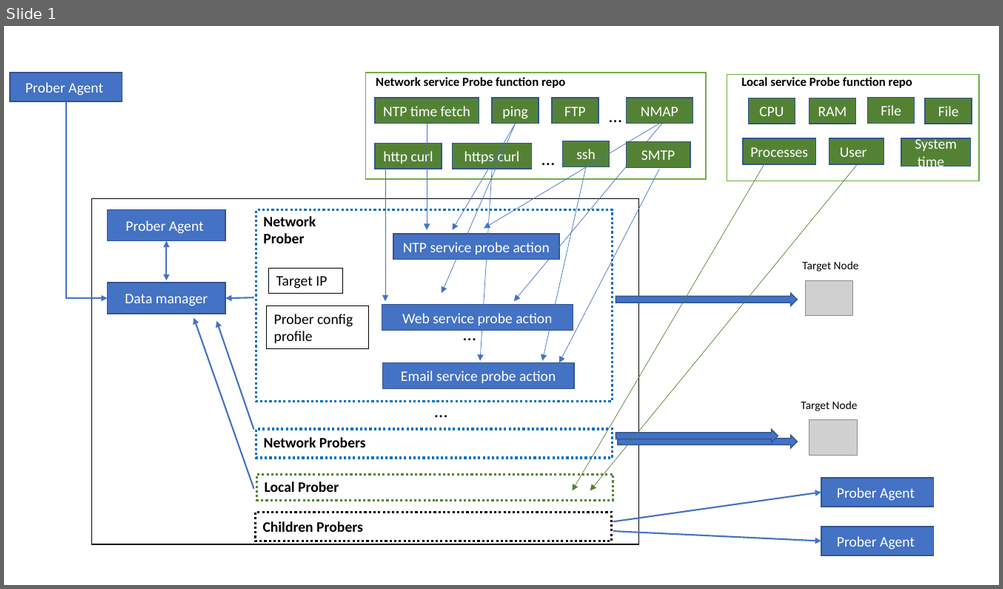
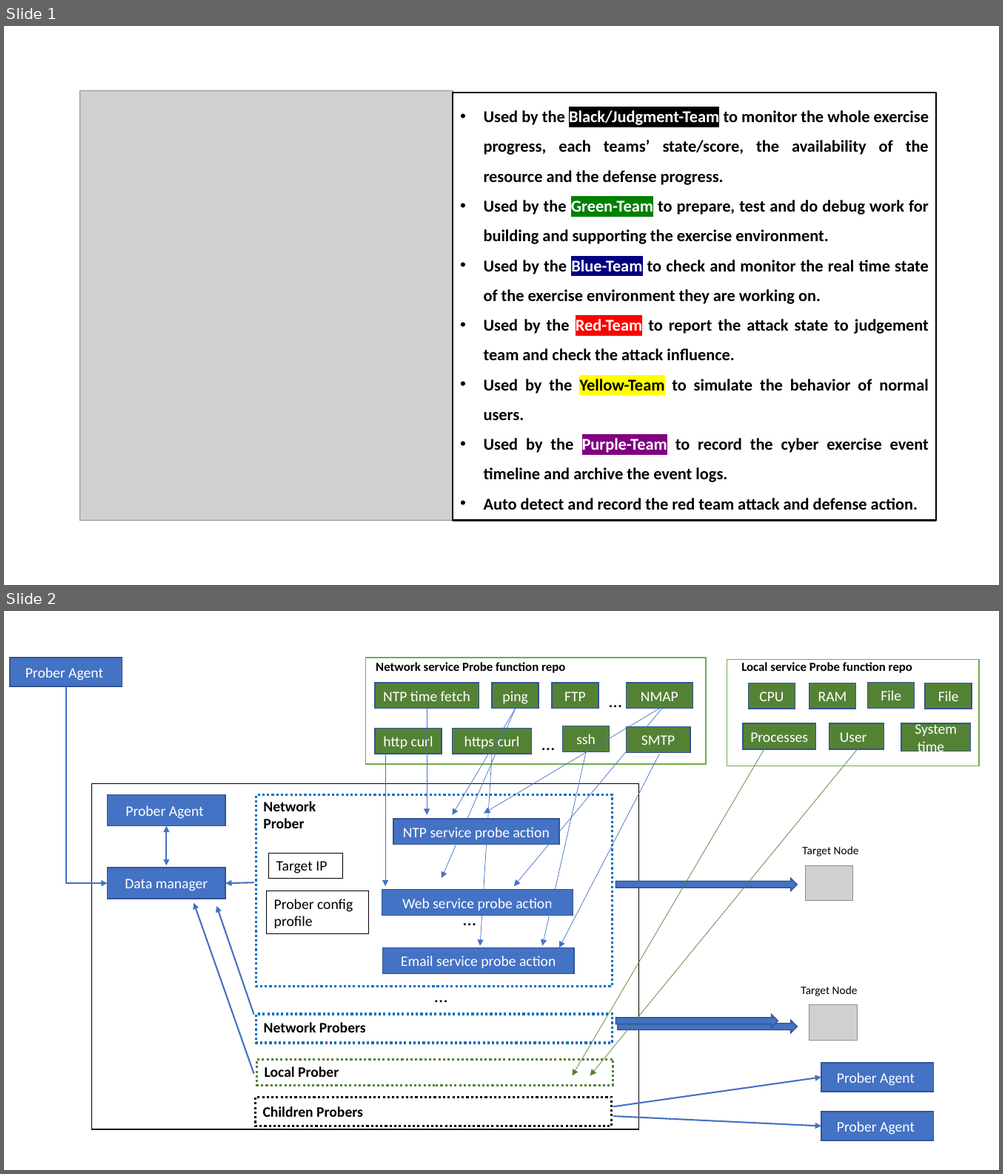
Before and after one commit to LiuYuancheng/Cluster_Service_Health_Monitor, a slide deck: doc/designDoc.pptx. Shown one above the other, each under a label of ours: slide 1 before the commit, slides 1 and 2 after it. The pictures are 1003x589 and 1003x1174 pixels, drawn with LibreOffice and Linux fonts; fonts in the diff are those of the drawing; grey boxes stand for pictures. Boxes give left, top, right and bottom in pixels: in the first picture for what was removed or moved away, otherwise in the second. Text is boxed around its words. In the diff, an @@ line names an element or a change of style, - is before the commit and + after.

```diff
--- a/doc/designDoc.pptx
+++ b/doc/designDoc.pptx
@@ slide 1 added at box(4, 26, 999, 585), background #FFFFFF @@
@@ picture added at box(79, 91, 452, 520) @@
@@ rectangle added at box(452, 93, 936, 520), outline #000000 1.5 pt, 16 pt, text #000000, bold @@
+• Used by the Black/Judgment-Team to monitor the whole exercise progress, each teams’ state/score, the availability of the resource and the defense progress.
+• Used by the Green-Team to prepare, test and do debug work for building and supporting the exercise environment.
+• Used by the Blue-Team to check and monitor the real time state of the exercise environment they are working on.
+• Used by the Red-Team to report the attack state to judgement team and check the attack influence.
+• Used by the Yellow-Team to simulate the behavior of normal users.
+• Used by the Purple-Team to record the cyber exercise event timeline and archive the event logs.
+• Auto detect and record the red team attack and defense action.
@@ what was slide 1 is now slide 2 @@
```
Also in this commit, not shown: 2 other files.
